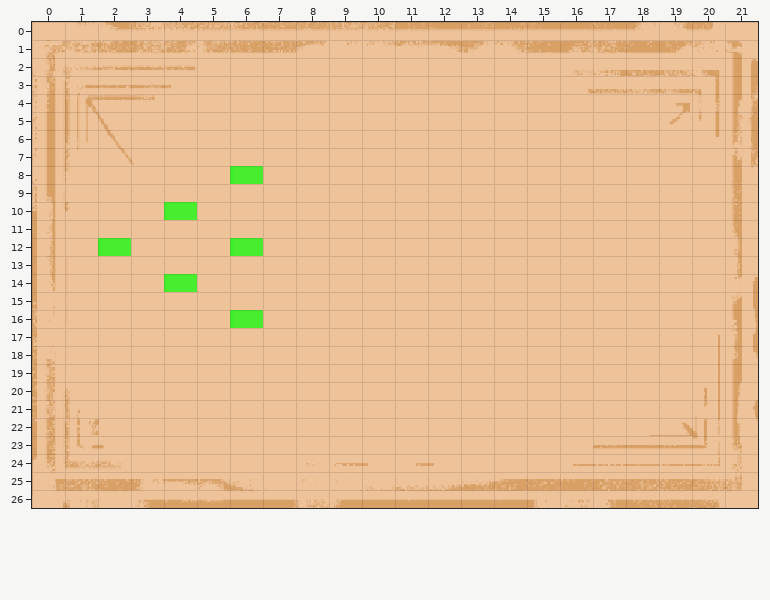
A Tiled map gets an edit: D&D Wrath of Silumgar/Game/maps/world_map.tmx. The picture above is the old version.
Cells are 22x12 px. Shown: x 0..21, y 0..26.
Now the later version:
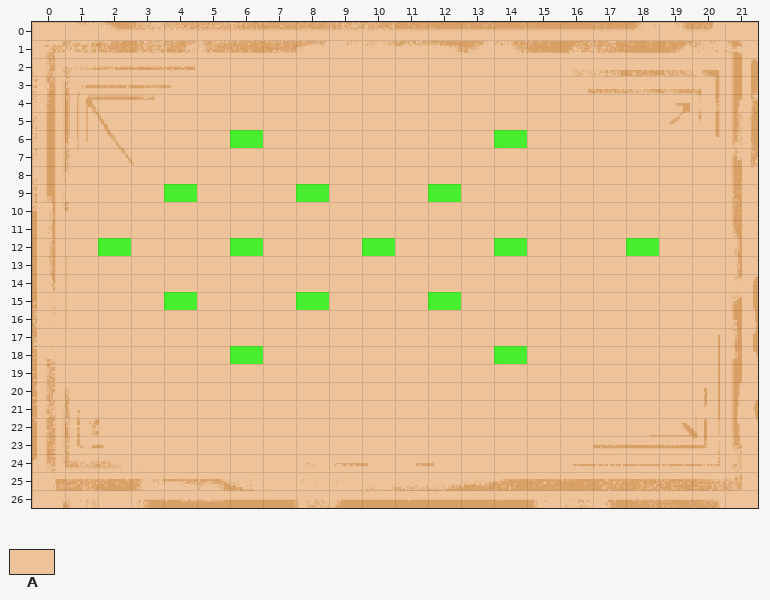
Key: from "RedGreen": A 0.
_ is an empty cell.
Tiles of an added or newly shown layer are drawn over the layers below it.
See-through tiles are keyed as they look on the map.
The exact change:
Layer "tier_2":
y 9: x 4 _ -> A
y 10: x 4 A -> _
y 14: x 4 A -> _
y 15: x 4 _ -> A
Layer "tier_3":
y 6: x 6 _ -> A
y 8: x 6 A -> _
y 16: x 6 A -> _
y 18: x 6 _ -> A
Layer "tier_4" (added):
y 9: x 8 _ -> A
y 15: x 8 _ -> A
Layer "tier_5" (added):
y 12: x 10 _ -> A
Layer "tier_6" (added):
y 9: x 12 _ -> A
y 15: x 12 _ -> A
Layer "tier_7" (added):
y 6: x 14 _ -> A
y 12: x 14 _ -> A
y 18: x 14 _ -> A
Layer "tier_8" (added):
y 12: x 18 _ -> A
